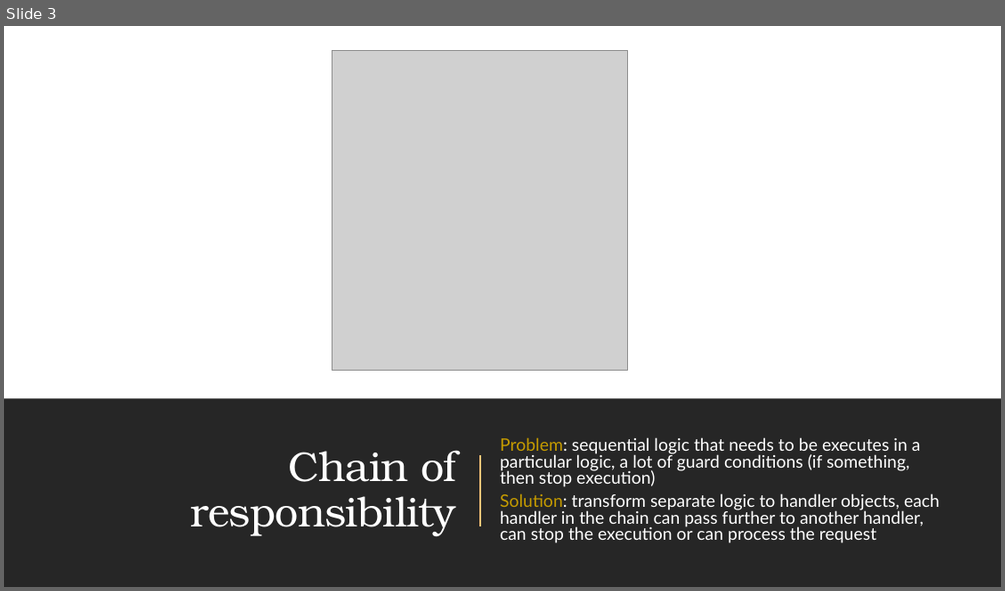
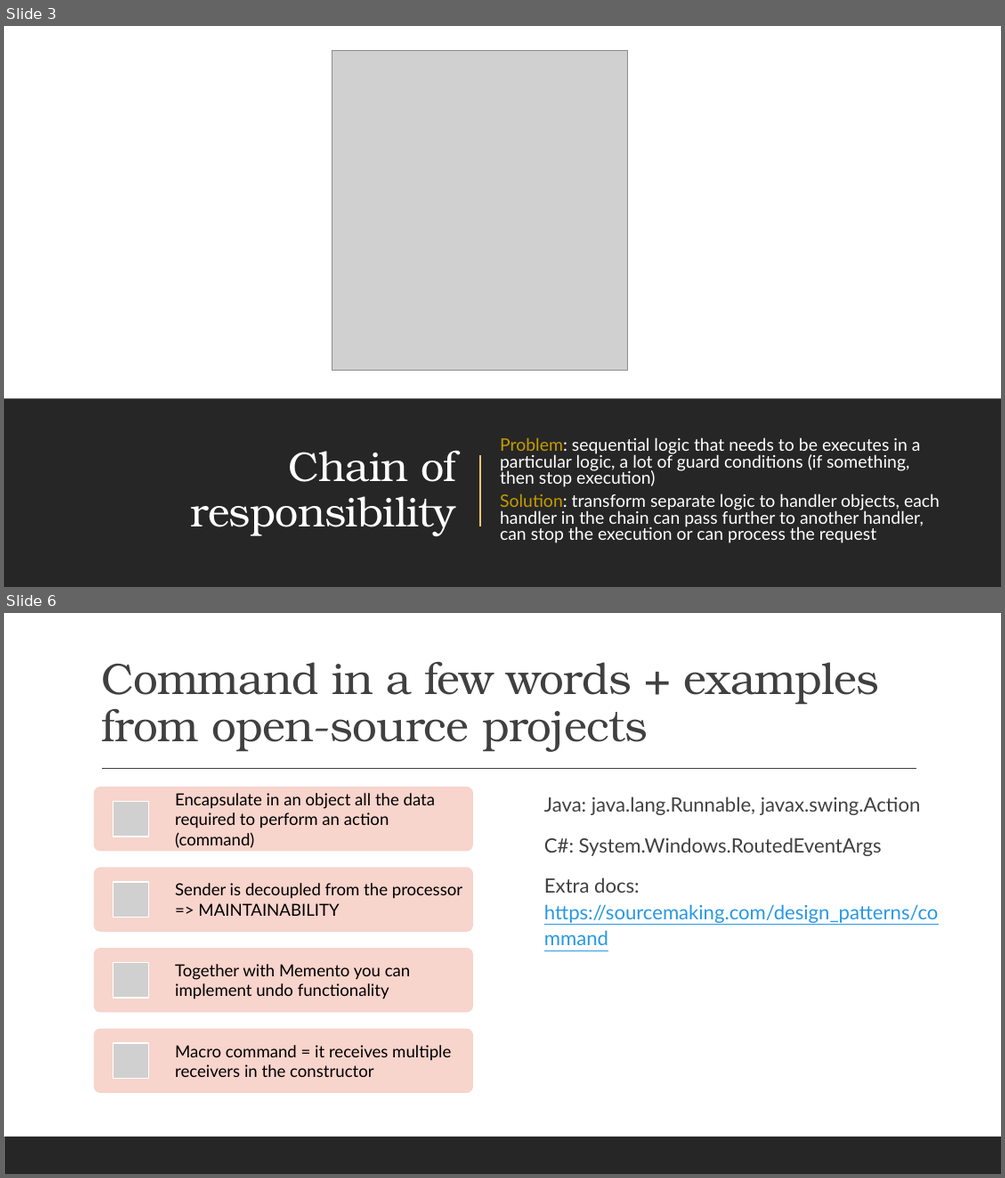
Before and after one commit to amturian/design-patterns, a slide deck: PPT Presentations/DesignPatterns-BehavioralPatterns.pptx. Shown one above the other, each under a label of ours: slide 3 before the commit, slides 3 and 6 after it; the slides between them are not shown. The pictures are 1005x591 and 1005x1178 pixels, drawn with LibreOffice and Linux fonts; fonts in the diff are those of the drawing; grey boxes stand for pictures. Boxes give left, top, right and bottom in pixels: in the first picture for what was removed or moved away, otherwise in the second. Text is boxed around its words. In the diff, an @@ line names an element or a change of style, - is before the commit and + after.

Commit message:
add slides for command, mediator, iterator

```diff
--- a/PPT Presentations/DesignPatterns-BehavioralPatterns.pptx
+++ b/PPT Presentations/DesignPatterns-BehavioralPatterns.pptx
@@ slide 6 added at (4, 613, 1001, 1174), background #FFFFFF @@
@@ title added at (101, 662, 880, 752), 42.3 pt, text #404040 @@
+Command in a few words + examples from open-source projects
@@ line added from (102, 769) to (917, 769), #404040 1 pt @@
@@ text added at (544, 796, 938, 923), 19 pt, text #404040 @@
+  Java: java.lang.Runnable, javax.swing.Action
+  C#: System.Windows.RoutedEventArgs
+  Extra docs: https://sourcemaking.com/design_patterns/command
@@ group added at (94, 787, 473, 1093): 4 rounded rectangles, 4 pictures, 4 texts @@
+Encapsulate in an object all the data required to perform an action (command)
+Sender is decoupled from the processor => MAINTAINABILITY
+Together with Memento you can implement undo functionality
+Macro command = it receives multiple receivers in the constructor
@@ rectangle added at (4, 1136, 1001, 1174), fill #262626 @@
```
Also in this commit, not shown: 2 slides changed, 3 other slides added.
